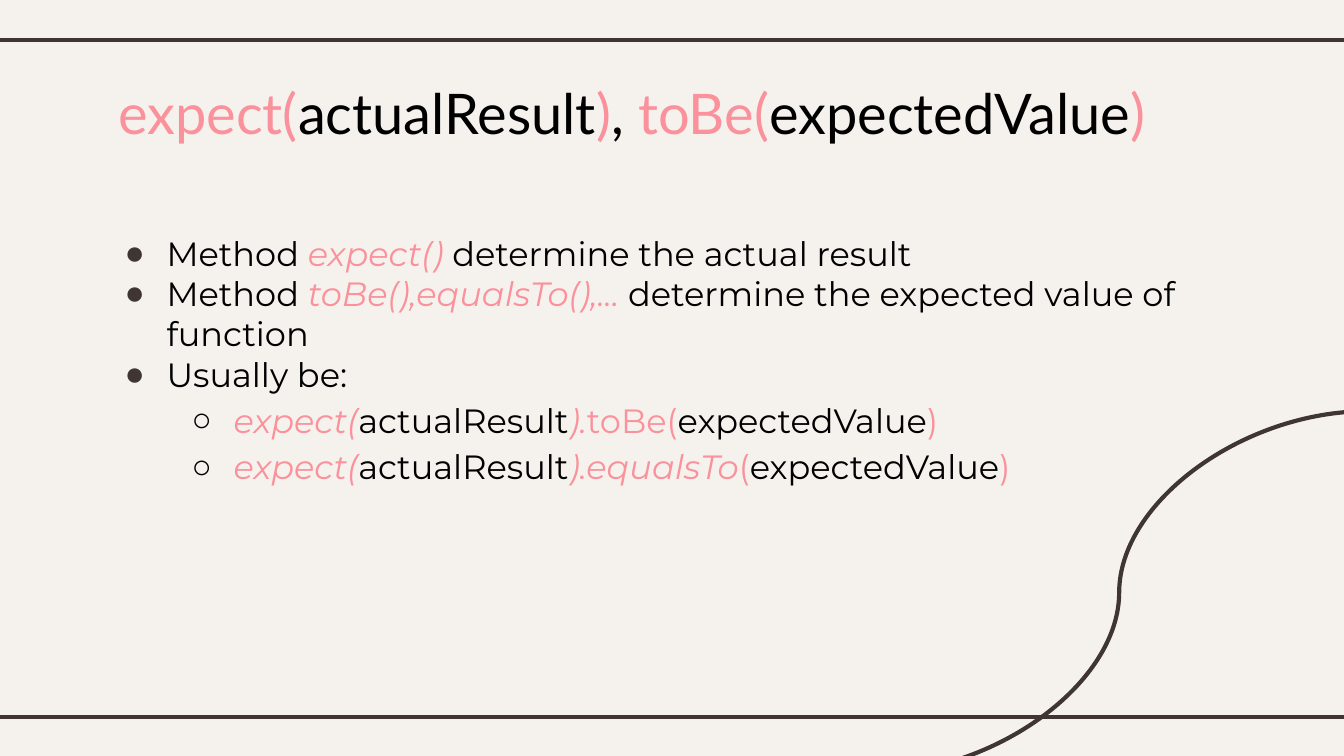
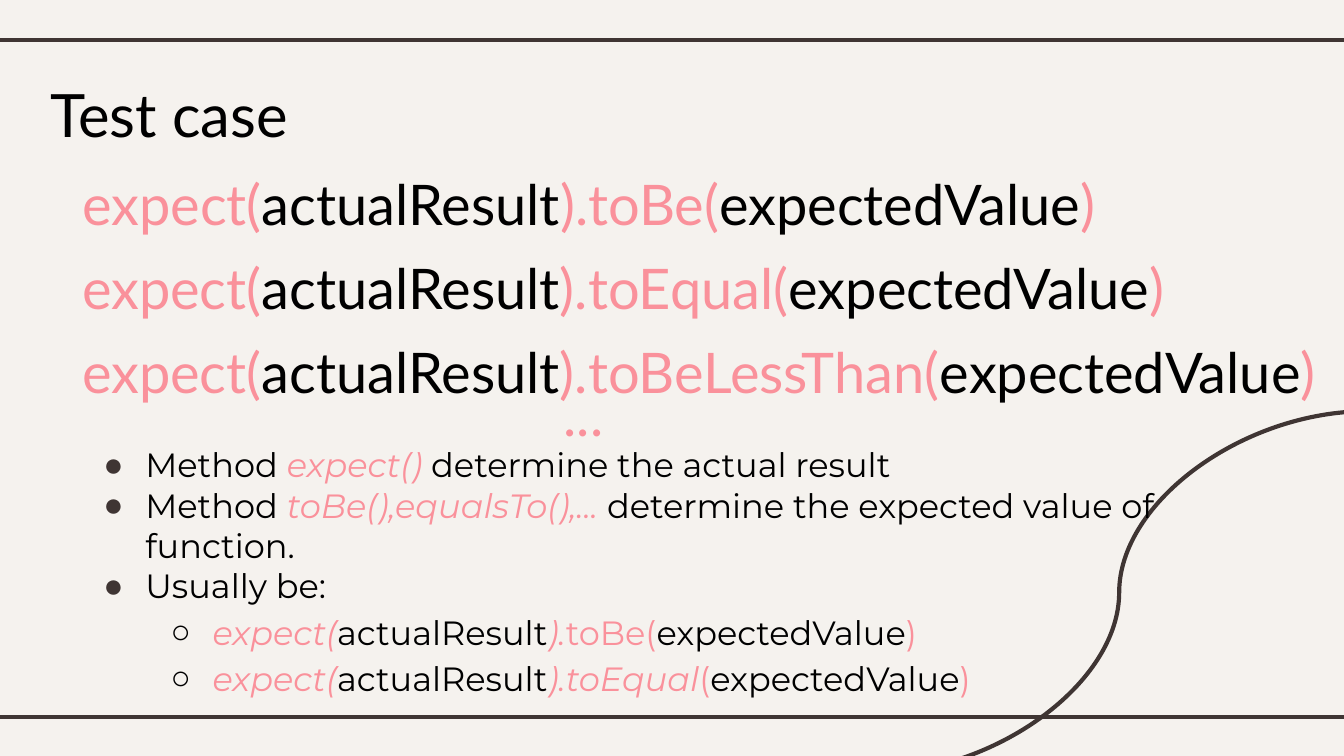
Before and after one commit to xWyvernPx/SWT, a slide deck: slide 8 of SWT.pptx. Drawn at 1344x756 pixels with LibreOffice and Linux fonts; fonts in the diff are those of the drawing. Boxes give left, top, right and bottom in pixels: in the first picture for what was removed or moved away, otherwise in the second. Text is boxed around its words. In the diff, an @@ line names an element or a change of style, - is before the commit and + after.

```diff
--- a/SWT.pptx
+++ b/SWT.pptx
@@ text added at bbox=[50, 94, 288, 138], 32 pt, text #000000 @@
+Test case
@@ title at bbox=[82, 182, 1095, 235]: text changed @@
-expect(actualResult), toBe(expectedValue)
+expect(actualResult).toBe(expectedValue)
@@ text added at bbox=[82, 266, 1165, 319], 30 pt, text #000000 @@
+expect(actualResult).toEqual(expectedValue)
@@ text added at bbox=[82, 350, 1316, 403], 30 pt, text #000000 @@
+expect(actualResult).toBeLessThan(expectedValue)
@@ text added at bbox=[550, 367, 624, 452], 30 pt, text #FA919B @@
+...
@@ subtitle "Method expect() determine the actual ...": place and size @@
-subtitle "Method expect() determine the actual ..." at bbox=[167, 241, 1174, 486]
+subtitle "Method expect() determine the actual ..." at bbox=[145, 452, 1153, 698]
@@ subtitle at bbox=[145, 493, 1153, 558]: text changed @@
-● Method toBe(),equalsTo(),... determine the expected value of function
+● Method toBe(),equalsTo(),... determine the expected value of function.
@@ subtitle at bbox=[213, 666, 971, 698]: text changed @@
-  ○ expect(actualResult).equalsTo(expectedValue)
+  ○ expect(actualResult).toEqual(expectedValue)
```
Also in this commit, not shown: 8 other slides changed, 1 slide added, 10 other files.
